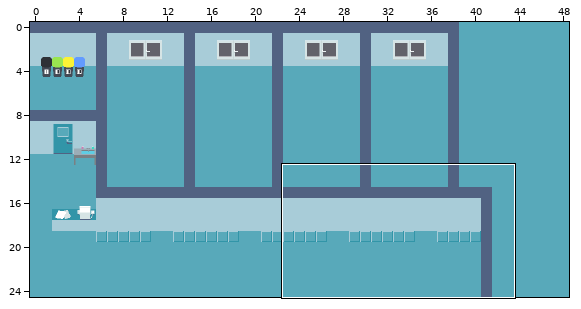
Level history. Tiled map (JSON): resources/level/hospital.json. Above, an overview of the earlier version with the close-up marked.
Close-up. The starting point:
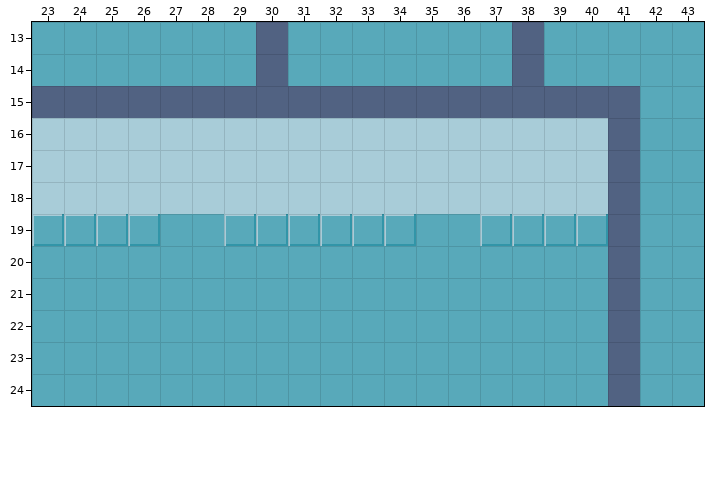
Cells are 16x16 px. Shown: x 23..43, y 13..24. The commit also changed other parts of the map, which this record leaves out.
Now the later version:
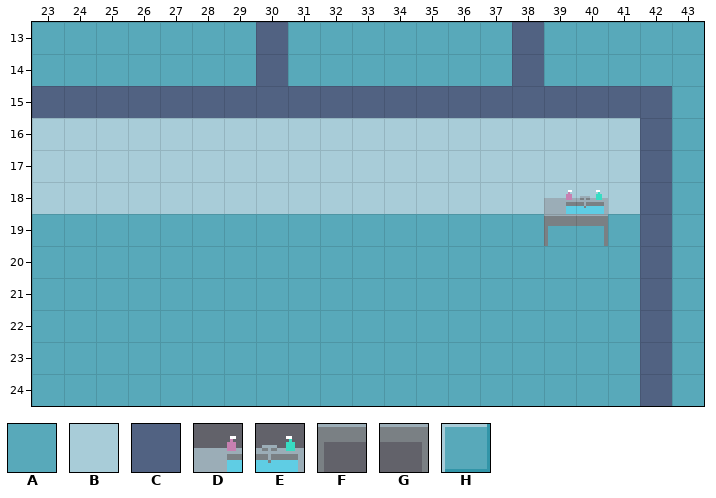
Key: from "sprites": A 0, B 1, C 11, D 20, E 21, F 30, G 31, H 82.
_ is an empty cell.
Tiles replaced or removed in this view: A, C, H.
From old to new:
Changed rows in their new state; . is an unchanged cell.
Layer "Walls":
first column x 23:
15 ...................C
16 ..................BC
17 ..................BC
18 ..................BC
19 AAAA..AAAAAA..AAAAAC
20 ..................AC
21 ..................AC
22 ..................AC
23 ..................AC
24 ..................AC
Layer "Items":
first column x 39:
18 DE
19 FG
